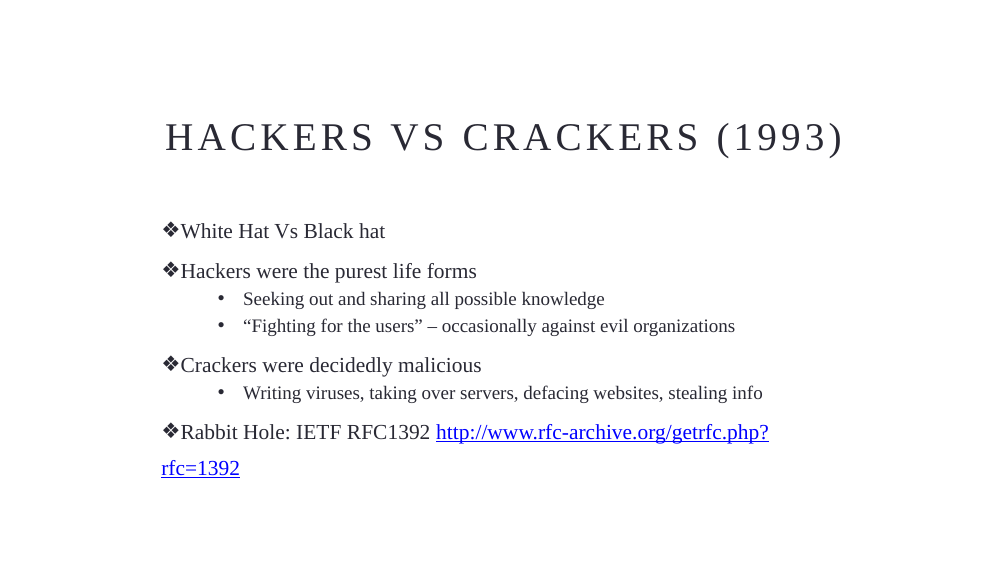
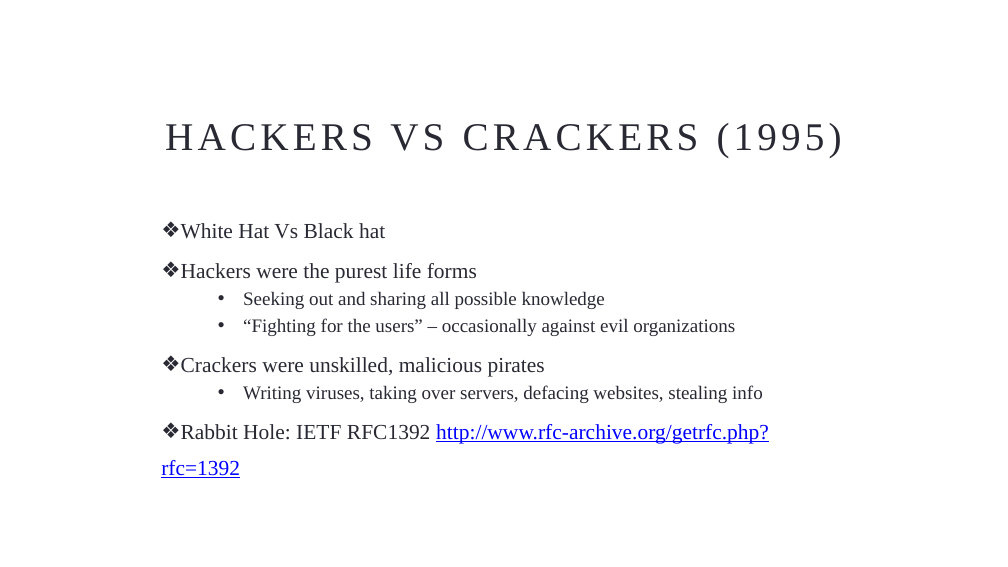
Before and after one commit to johnnyxmas/Talk_Decks, a slide deck: slide 20 of 2015/1993 BC Series/GET OFF MY LAN/1993 BC - Get Off My LAN (Hacking in the 90s)(FULL).pptx. Drawn at 1008x567 pixels with LibreOffice and Linux fonts; fonts in the diff are those of the drawing; background and template pictures are left out. Boxes give left, top, right and bottom in pixels: in the first picture for what was removed or moved away, otherwise in the second. Text is boxed around its words. In the diff, an @@ line names an element or a change of style, - is before the commit and + after.

```diff
--- a/2015/1993 BC Series/GET OFF MY LAN/1993 BC - Get Off My LAN (Hacking in the 90s)(FULL).pptx
+++ b/2015/1993 BC Series/GET OFF MY LAN/1993 BC - Get Off My LAN (Hacking in the 90s)(FULL).pptx
@@ title at [165,123,842,158]: text changed @@
-HACKERS VS CRACKERS (1993)
+HACKERS VS CRACKERS (1995)
@@ text at [181,357,545,377]: text changed @@
-❖ Crackers were decidedly malicious
+❖ Crackers were unskilled, malicious pirates
```
Also in this commit, not shown: 14 other slides changed, 1 slide added, 1 slide removed, 5 other files.
